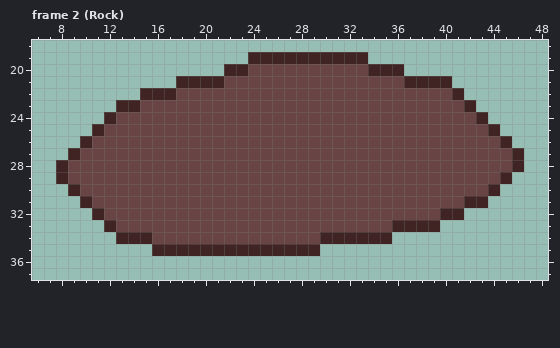
A pixel-art file gets an edit: Art/Hell/Events/Rocks.aseprite. Above is the file before it was changed.
64x64 pixels, 4 frames. Shown: frame 2 (Rock): x 6..48, y 18..37.
Now the later version:
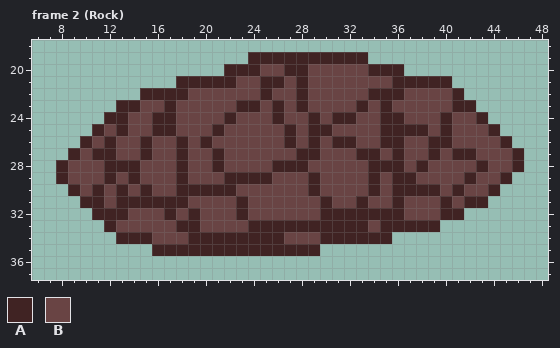
Palette (. is transparent): A #402323  B #694444
From old to new:
Frame 2 (Rock):
Colour A replaces colour B in row 20 at x 24 and 27 to 28; in row 21 at x 22, 25 to 26, 28 and 36; in row 22 at x 18, 25, 28 and 34 to 36; in row 23 at x 17, 23 to 24, 26, 28, 33, 35 and 41; in row 24 at x 13, 16 to 17, 22, 26, 29, 31 to 32, 35 to 36 and 40; in row 25 at x 13, 16 to 17, 21, 27, 29 to 30, 35 to 38 and 40.
Colour A replaces colour B in row 26 at x 12, 15, 18, 20, 27, 29, 31 to 32, 35 to 36 and 39 to 40; in row 27 at x 11 to 12, 15, 18, 21, 28 to 29, 33 to 34, 36, 39 and 41 to 42; in row 28 at x 12 to 14, 18, 21, 26 to 28, 34 to 36, 38 and 43; in row 29 at x 12, 14, 18, 22 to 25, 29, 34, 36 to 37 and 42; in row 30 at x 11, 13, 15, 18 to 22, 29, 34, 36 to 39 and 41; in row 31 at x 11, 13 to 18, 23, 30, 33, 36 and 40.
Colour A replaces colour B in row 32 at x 12 to 13, 17, 19, 23 and 30 to 36; in row 33 at x 18 to 19, 24 to 33 and 35; in row 34 at x 19 to 26.
